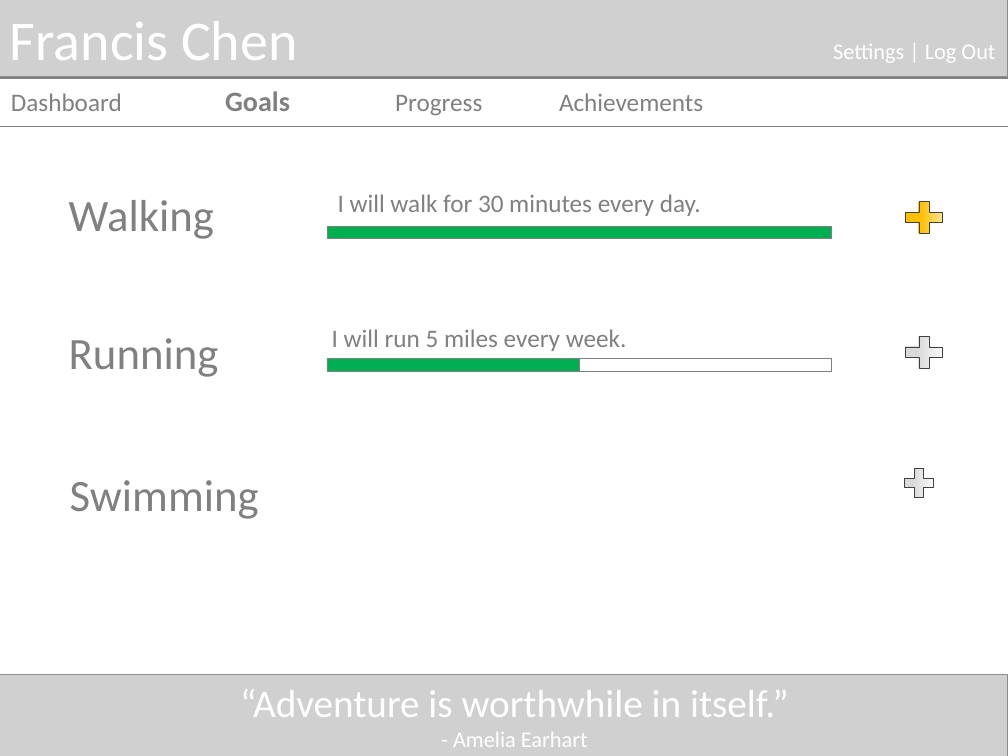
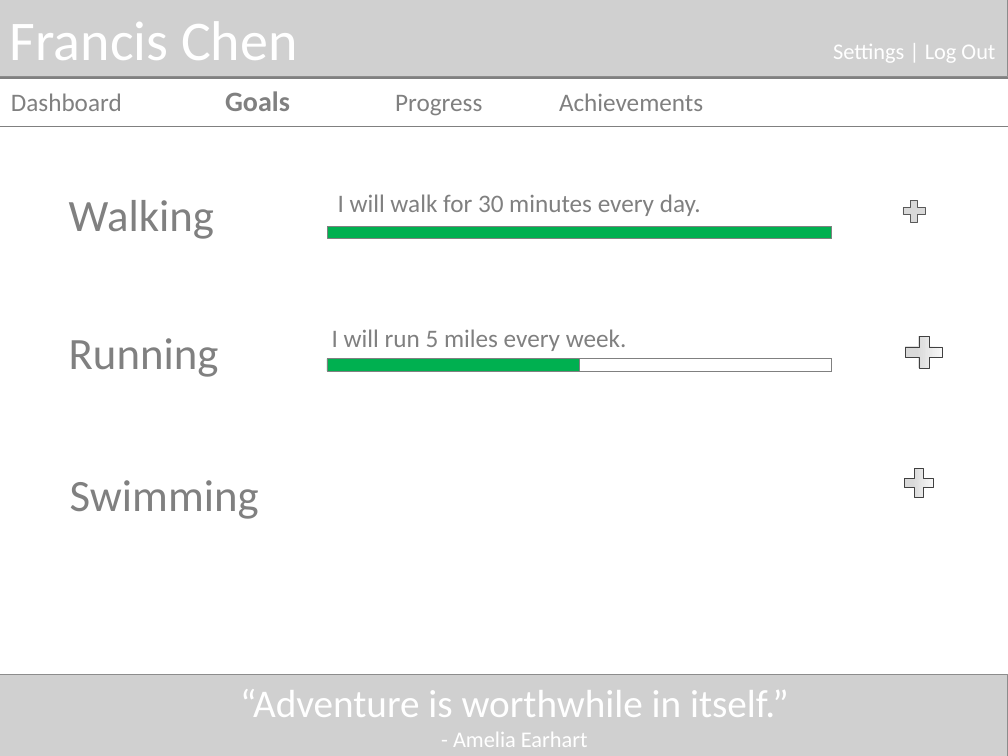
Before and after one commit to fxchen12/AlphaBrosPublic, a slide deck: slide 1 of docs/Mockups/First Draft/Draft Goals Mockup.pptx. Drawn at 1008x756 pixels with LibreOffice and Linux fonts; fonts in the diff are those of the drawing; grey boxes stand for pictures. Boxes give left, top, right and bottom in pixels: in the first picture for what was removed or moved away, otherwise in the second. Text is boxed around its words. In the diff, an @@ line names an element or a change of style, - is before the commit and + after.

```diff
--- a/docs/Mockups/First Draft/Draft Goals Mockup.pptx
+++ b/docs/Mockups/First Draft/Draft Goals Mockup.pptx
@@ plus sign: place and size @@
-plus sign at box(899, 196, 950, 238)
+plus sign at box(899, 196, 929, 226)
@@ plus sign at box(899, 196, 929, 226): fill gradient #FFEDB8 to #FFC000 to #D9D9D9; outline #404040 0.25 pt to #595959 0.25 pt @@
```
Also in this commit, not shown: 32 other files.
